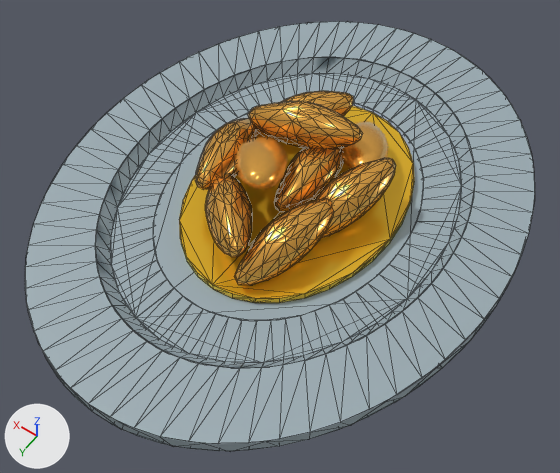
Renders of the glTF model SilnikZTGK/CookingStation/Assets/models/skladniki/kopytka/kopytka-zlote.gltf from each side of a commit.
Camera for both pictures: a camera (50 mm lens) standing at (-0.53, 0.665, 0.897) and looking at (-0.116, 0.085, -0.015). Lighting does not change. The marker at lower left points along +X, +Y and +Z. The older version comes first. Mesh edges are drawn as thin lines on the coarser meshes.

The older version as bpy lines, for what is in view:
```python
me_cylinder_002 = bpy.data.meshes.new('Cylinder.002')
me_cylinder_002.from_pydata(...)  # 678 vertices, 839 faces; spans x -0.432..0.266, y -0.436..0.451, z -0.031..0.002
me_cylinder_002.materials.append(mat_material)  # picture img_palette
me_sphere_002 = bpy.data.meshes.new('Sphere.002')
me_sphere_002.from_pydata(...)  # 145 vertices, 286 faces; spans x -0.139..-0.074, y -0.101..0.077, z 0.0..0.074
me_sphere_002.materials.append(mat_material_057)  # picture img_palette
me_sphere_003 = bpy.data.meshes.new('Sphere.003')
me_sphere_003.from_pydata(...)  # 145 vertices, 286 faces; spans x -0.02..0.05, y -0.046..0.124, z 0.006..0.086
me_sphere_003.materials.append(mat_material_057)  # picture img_palette
ob_sphere = bpy.data.objects.new('Sphere', me_sphere_002)
ob_sphere.location = (0.0, 0.0, 0.0)
ob_sphere_001 = bpy.data.objects.new('Sphere.001', me_sphere_003)
ob_sphere_001.location = (0.0, 0.0, 0.0)
ob_talerz3_002 = bpy.data.objects.new('talerz3.002', me_cylinder_002)
ob_talerz3_002.location = (0.0, 0.0, 0.0)
# also in view: 'Sphere.003' at (-0.15, 0.12, 0.035); 'Sphere.006' at (-0.025, -0.099, 0.038); 'Circle' at (-0.093, 0.0, -0.011); 'Sphere.005' at (-0.139, -0.106, 0.029); 'Sphere.008' at (-0.071, -0.042, 0.09)
```
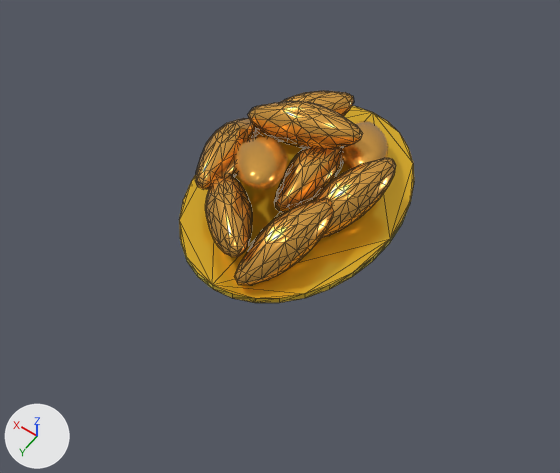
Pixel boxes [x1, y1, x2, y2] of what changed, in the pictures (560 x 473 px):
```json
{"object": "talerz3.002", "change": "deleted", "before": [25, 21, 535, 451]}
```

The change, as JSON lines over the scene's bpy script:
```json
{"op": "remove", "block": "ob_talerz3_002", "code": ["ob_talerz3_002 = bpy.data.objects.new('talerz3.002', me_cylinder_002)", "ob_talerz3_002.location = (0.0, 0.0, 0.0)"]}
```
